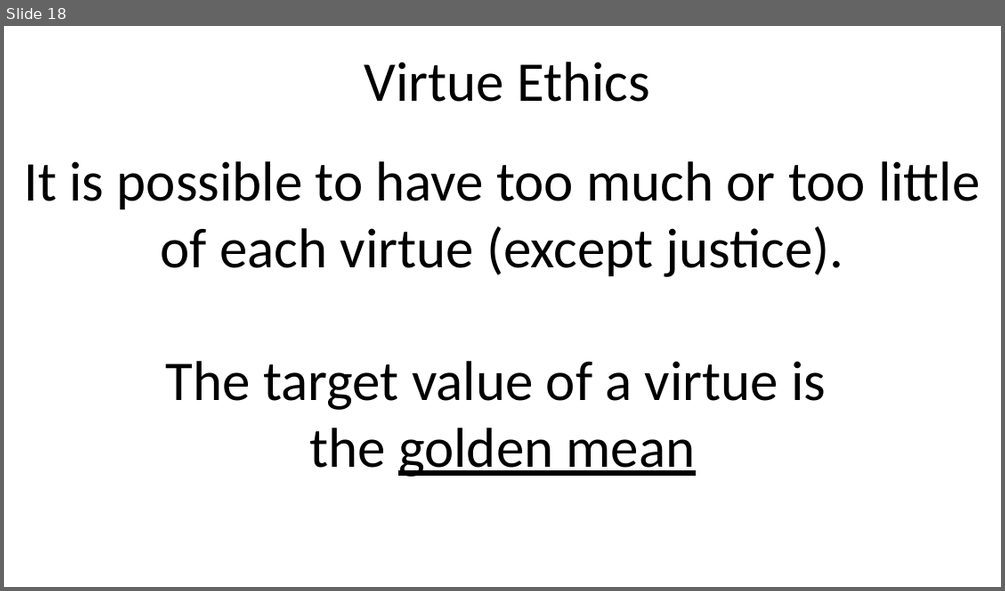
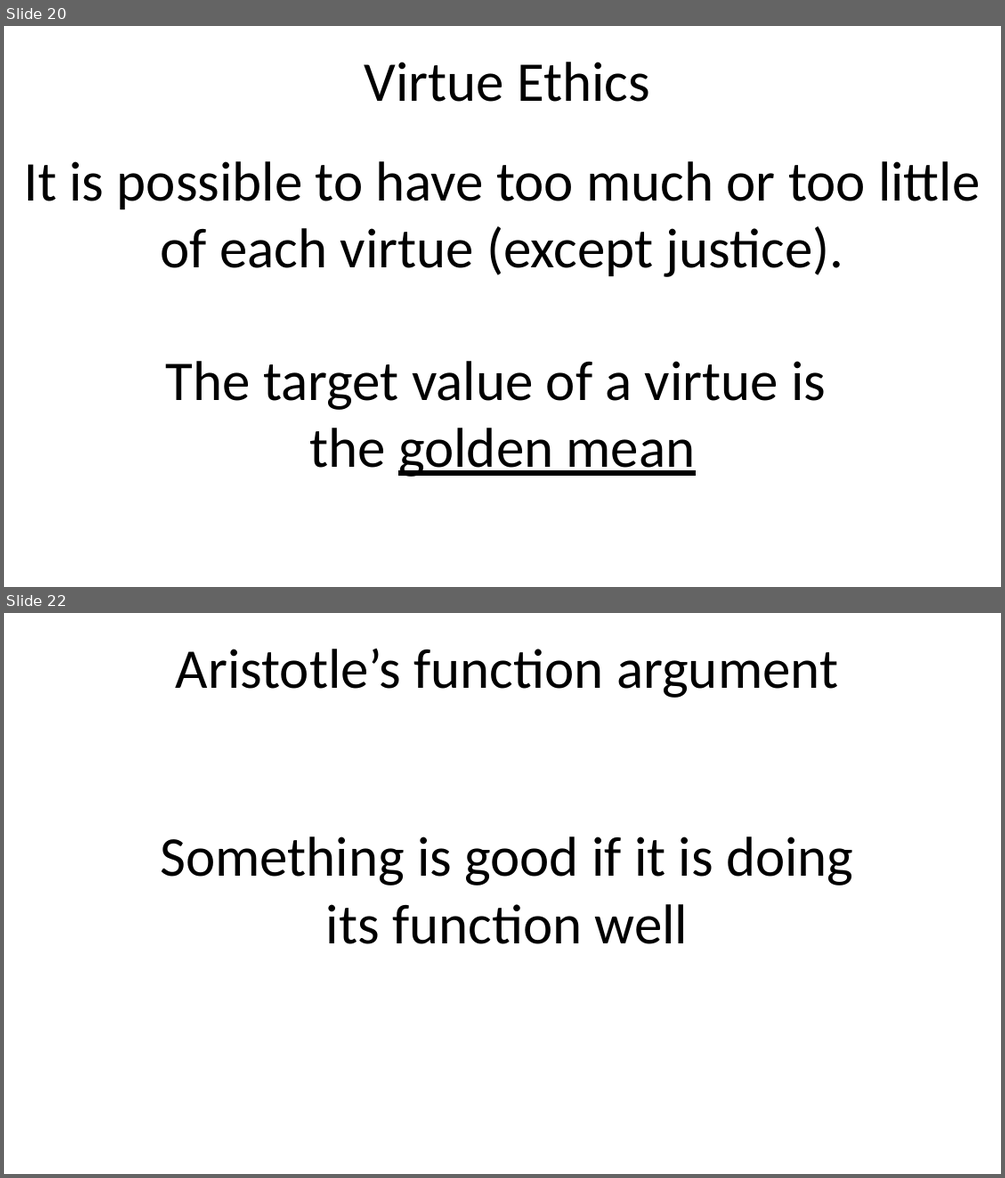
Before and after one commit to winkelmantanner/winkelmantanner.github.io, a slide deck: Presentation1.pptx. Shown one above the other, each under a label of ours: slide 18 before the commit, slides 20 and 22 after it; the slides between them are not shown. The pictures are 1005x591 and 1005x1178 pixels, drawn with LibreOffice and Linux fonts; fonts in the diff are those of the drawing. Boxes give left, top, right and bottom in pixels: in the first picture for what was removed or moved away, otherwise in the second. Text is boxed around its words. In the diff, an @@ line names an element or a change of style, - is before the commit and + after.

```diff
--- a/Presentation1.pptx
+++ b/Presentation1.pptx
@@ slide 22 added at <box>4,613,1001,1174</box>, background #FFFFFF @@
@@ text added at <box>176,648,838,698</box>, 54 pt, text #000000 @@
+Aristotle’s function argument
@@ text added at <box>160,836,853,944</box>, 54 pt, text #000000 @@
+Something is good if it is doing its function well
@@ what was slide 18 is now slide 20 @@
```
Also in this commit, not shown: 3 slides changed, 4 other slides added.
